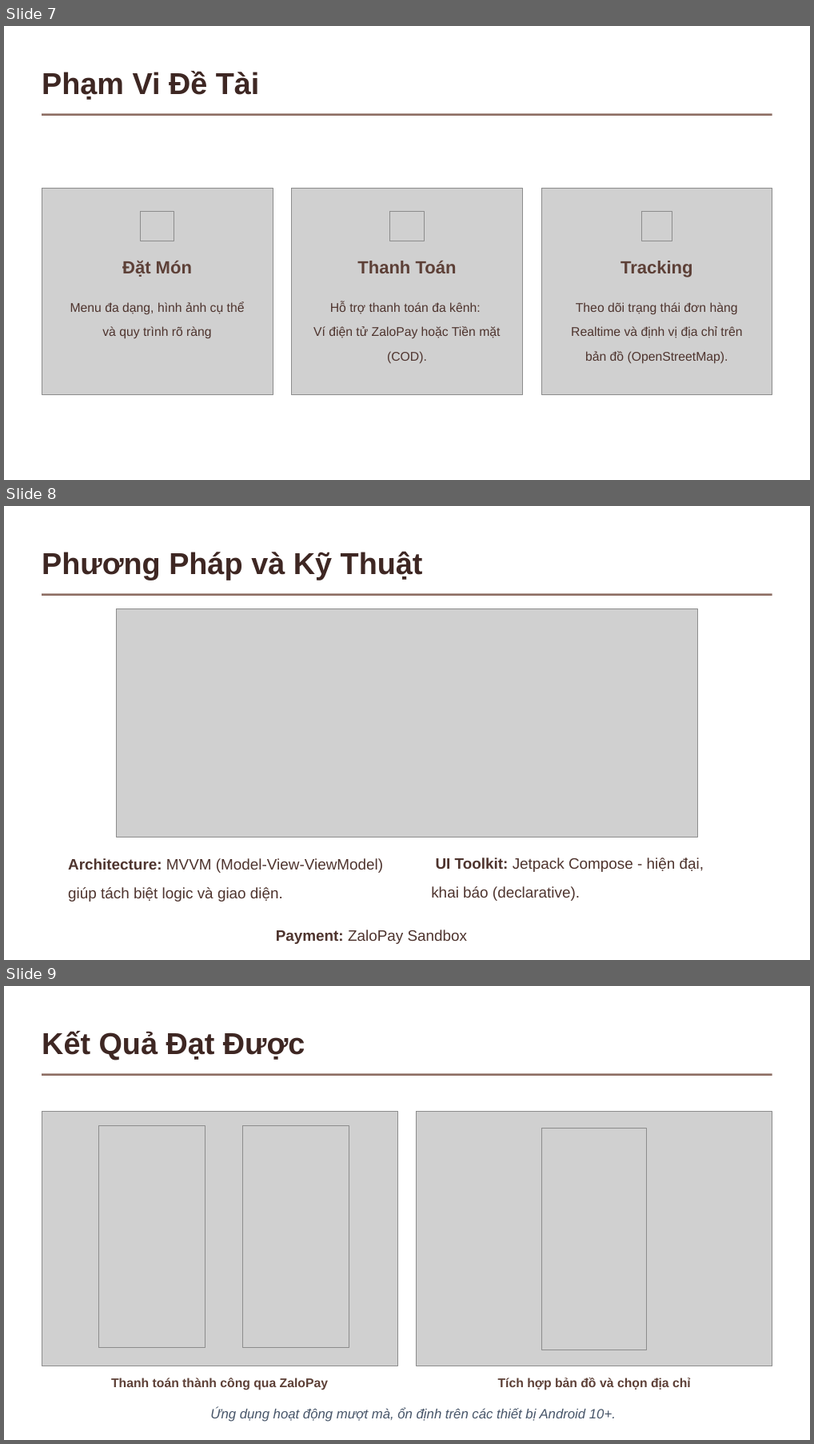
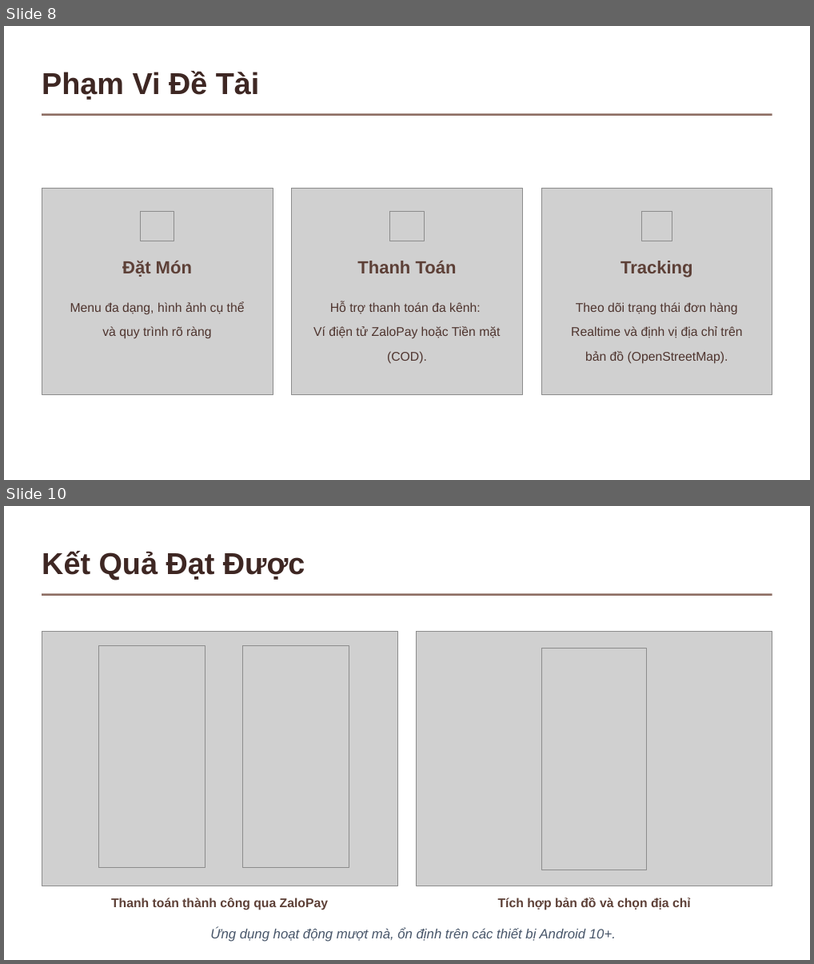
Before and after one commit to MinhHai2906/Group-LTTBD-, a slide deck: SlideNhom7.pptx. Shown one above the other, each under a label of ours: slides 7, 8 and 9 before the commit, slides 8 and 10 after it; the slides between them are not shown. The pictures are 814x1444 and 814x964 pixels, drawn with LibreOffice and Linux fonts; fonts in the diff are those of the drawing; grey boxes stand for pictures; background and template pictures are left out. Boxes give left, top, right and bottom in pixels: in the first picture for what was removed or moved away, otherwise in the second. Text is boxed around its words. In the diff, an @@ line names an element or a change of style, - is before the commit and + after.

```diff
--- a/SlideNhom7.pptx
+++ b/SlideNhom7.pptx
@@ slide 8 removed at bbox=[4, 506, 810, 960], background picture (left out) @@
@@ text removed at bbox=[42, 551, 423, 580] @@
-Phương Pháp và Kỹ Thuật
@@ rectangle removed at bbox=[42, 594, 772, 596] @@
@@ picture removed at bbox=[116, 609, 698, 837] @@
@@ text removed at bbox=[68, 858, 383, 901] @@
-Architecture: MVVM (Model-View-ViewModel) giúp tách biệt logic và giao diện.
@@ text removed at bbox=[431, 857, 704, 900] @@
-UI Toolkit: Jetpack Compose - hiện đại, khai báo (declarative).
@@ text removed at bbox=[276, 929, 468, 944] @@
-Payment: ZaloPay Sandbox
@@ what was slide 7 is now slide 8 @@
@@ what was slide 9 is now slide 10 @@
```
Also in this commit, not shown: 5 slides changed, 2 slides added, 6 other files.
